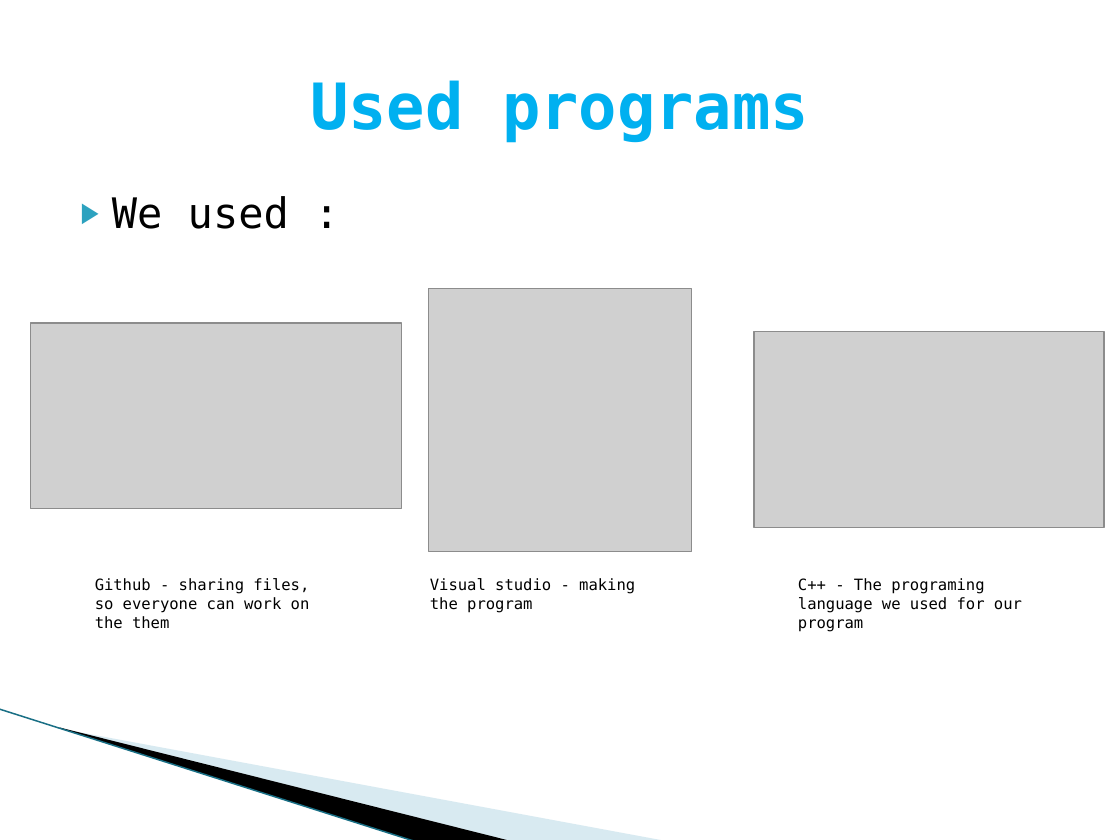
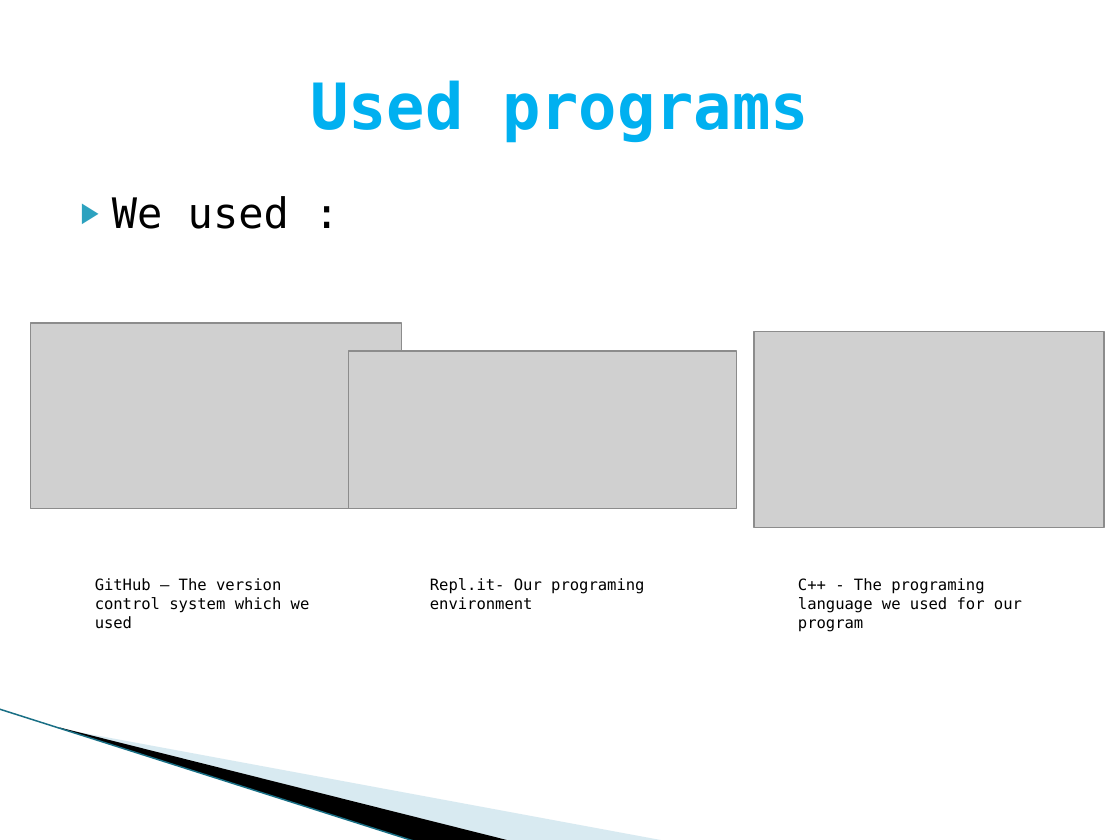
Before and after one commit to vgkavaldzhiev18/StructuresGit, a slide deck: slide 6 of Car Rent Incorporation.pptx. Drawn at 1120x840 pixels with LibreOffice and Linux fonts; fonts in the diff are those of the drawing; grey boxes stand for pictures; background and template pictures are left out. Boxes give left, top, right and bottom in pixels: in the first picture for what was removed or moved away, otherwise in the second. Text is boxed around its words. In the diff, an @@ line names an element or a change of style, - is before the commit and + after.

```diff
--- a/Car Rent Incorporation.pptx
+++ b/Car Rent Incorporation.pptx
@@ picture removed at (x1=429, y1=289, x2=691, y2=551) @@
@@ picture added at (x1=348, y1=351, x2=736, y2=508) @@
@@ text at (x1=95, y1=578, x2=310, y2=629): text changed @@
-Github - sharing files, so everyone can work on the them
+GitHub – The version control system which we used
@@ text at (x1=430, y1=578, x2=644, y2=610): text changed @@
-Visual studio - making the program
+Repl.it- Our programing environment
```
Also in this commit, not shown: 1 slide added.
